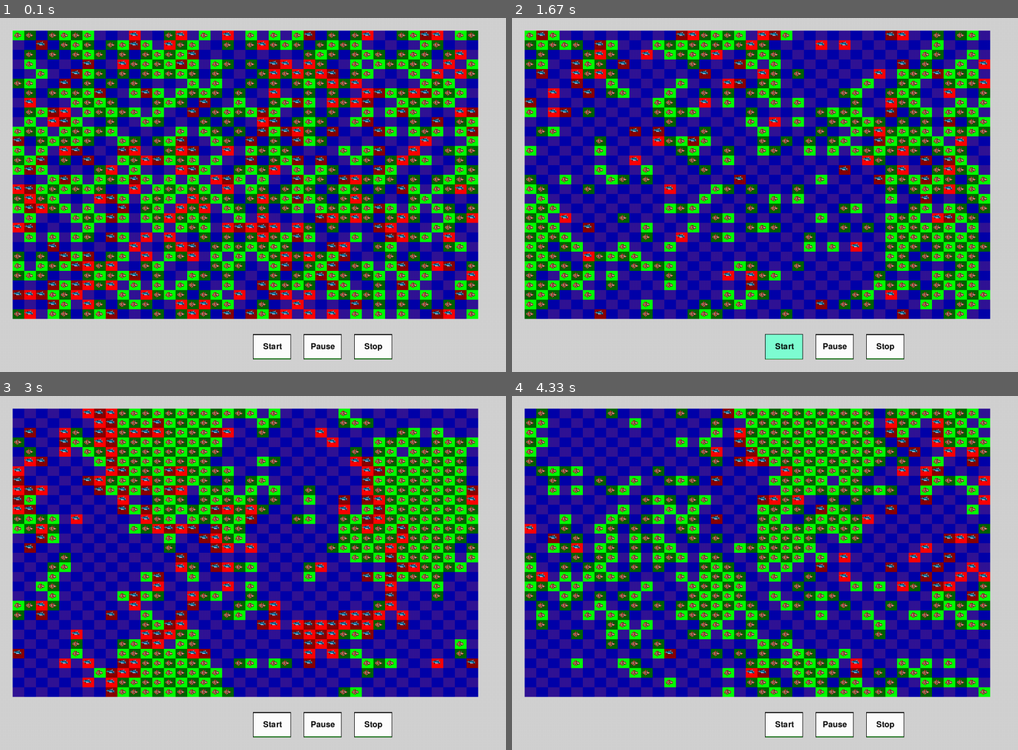
Above: before the commit, frames 1-4 (two rows, left to right).
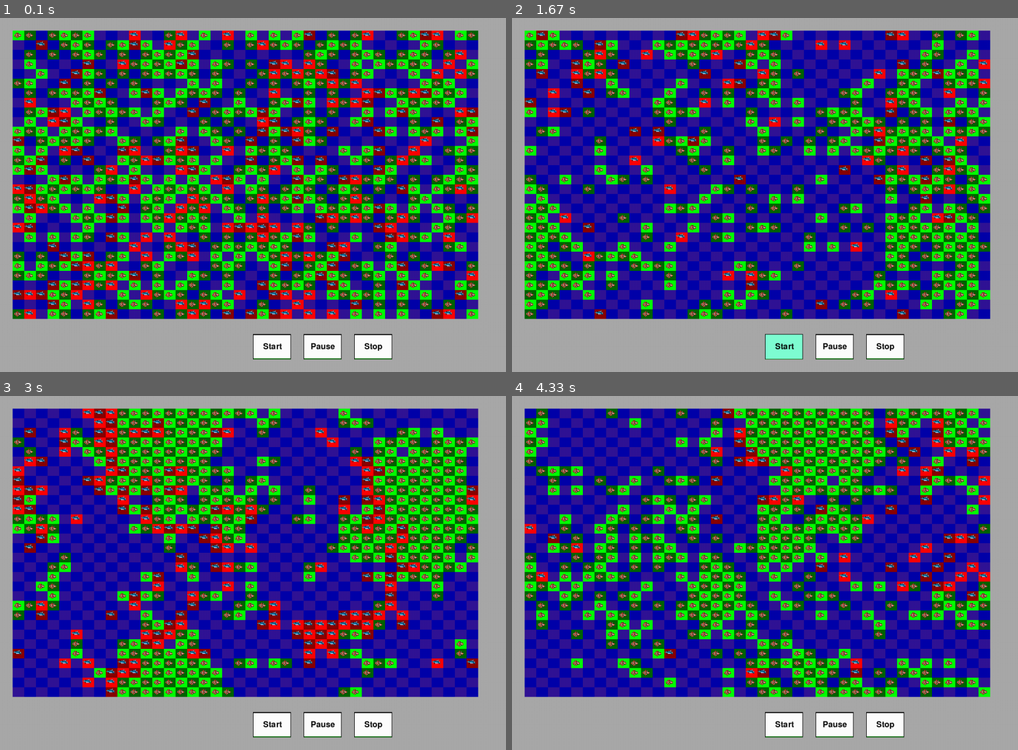
Above: after the commit, the same moments.

Repository: Khadaassi/Simplon_Wa-tor
Game: pygame game, started from main.py
The game is run twice, just before and just after one commit, with the same random seed, the same clock (stepped at 60 frames per second) and the same inputs.
Inputs (mouse positions are in pixels of both pictures, inside the frame that each line leads up to):
- Up to frame 1 (0.1 s): no input
- Up to frame 2 (1.67 s): click (785, 347) at 1.48 s
- Up to frame 3 (3 s): move the mouse to (131, 502) at 2.32 s; click (131, 502) at 2.37 s
- Up to frame 4 (4.33 s): click (785, 725) at 3.25 s; click (942, 665) at 4.13 s

The runs differ from the first frame. In frame 1, 23% of the frame differs, in the area x 0-100%, y 0-100%; in frame 2, 23%; in frame 3, 23%; in frame 4, 23%.

Commit message:
Config Screen non available, work in progress...

Diff:
--- a/WaTorDisplay.py
+++ b/WaTorDisplay.py
@@ -7,6 +7,8 @@
 from watorpygame.UserImageProvider import UserImageKey, UserImageProvider
 from watorpygame.PygameWrapper import PygameWrapper
 from watorpygame.UserImageInfo import UserImageInfo
+from watorpygame.ConfigFields import ConfigFields
+
 import pygame
 
 class WaTorDisplay:
@@ -35,8 +37,8 @@
     #
     # region __init__
     #__________________________________________________________________________
-    def __init__(self):
-        self.state = DisplayState.WAIT
+    def __init__(self, state : DisplayState = DisplayState.WAIT):
+        self.state = state
         self.image_provider = UserImageProvider()
         self.pygameWrapper = PygameWrapper(self.image_provider, self.on_user_command)
         self.user_data = {}
@@ -49,7 +51,13 @@
         update WatorDisplay instance variable : state
         optionally uses command_data object if provided
         """
-        if command == DisplayState.PLAY:
+        if command == DisplayState.CONF:
+            self.state = DisplayState.CONF
+
+        elif command == DisplayState.WAIT:
+            self.state = DisplayState.WAIT
+
+        elif command == DisplayState.PLAY:
             self.state = DisplayState.PLAY
 
         elif command == DisplayState.PAUSE:
@@ -66,8 +74,63 @@
         else:
             self.state = DisplayState.OUT
 
+        self.pygameWrapper.set_state(self.state)
+
         if command_data != None :
             self.user_data = command_data
+
+    #__________________________________________________________________________
+    #
+    # region display_conf_screen
+    #__________________________________________________________________________
+    def display_conf_screen(self, config_from_file:list) -> list:
+
+        self.state = DisplayState.CONF
+        self.pygameWrapper.set_state(self.state )
+
+        #check config_from_file here
+        assert len(config_from_file) == 11
+
+        display_config = {}
+        display_config[ConfigFields.FISH_POPULATION] = config_from_file[0]
+        display_config[ConfigFields.SHARK_POPULATION]= config_from_file[1]
+        display_config[ConfigFields.REFRESH_LENGTH] = config_from_file[2]
+        display_config[ConfigFields.WORLD_WIDTH]= config_from_file[3]
+        display_config[ConfigFields.WORD_HEIGTH] = config_from_file[4]
+        display_config[ConfigFields.FISH_REPRO_TIME] = config_from_file[5]
+        display_config[ConfigFields.SHARK_REPRO_TIME] = config_from_file[6]
+        display_config[ConfigFields.SHARK_ENERGY] = config_from_file[7]
+        display_config[ConfigFields.SHARK_ENERGY_GAIN]  = config_from_file[8]
+        display_config[ConfigFields.ALLOW_MEGALODONS] = config_from_file[9]
+        display_config[ConfigFields.MEGALODON_EVOLUTION_THRESHOLD] = config_from_file[10]
+
+        self.pygameWrapper.set_data(display_config)
+        self.pygameWrapper.initialize_screen()
+        while True :
+            if self.state != DisplayState.CONF :
+                break
+
+            self.pygameWrapper.draw(self.state)
+
+
+        #while(self.state != DisplayState.WAIT) :
+        conf = self.pygameWrapper.get_conf()
+        returned_config = [0 for i in range(11)]
+        returned_config[0] = conf[ConfigFields.FISH_POPULATION]
+        returned_config[1]= conf [ConfigFields.SHARK_POPULATION]
+        returned_config[2] = conf[ConfigFields.REFRESH_LENGTH]
+        returned_config[3]= conf[ConfigFields.WORLD_WIDTH]
+        returned_config[4] = conf[ConfigFields.WORD_HEIGTH]
+        returned_config[5] = conf[ConfigFields.FISH_REPRO_TIME]
+        returned_config[6] = conf[ConfigFields.SHARK_REPRO_TIME]
+        returned_config[7] = conf[ConfigFields.SHARK_ENERGY]
+        returned_config[8]  = conf[ConfigFields.SHARK_ENERGY_GAIN]
+        returned_config[9] = conf[ConfigFields.ALLOW_MEGALODONS]
+        returned_config[10] = conf[ConfigFields.MEGALODON_EVOLUTION_THRESHOLD]
+
+
+        return returned_config
+
 
     #__________________________________________________________________________
     #
@@ -94,7 +157,8 @@
 
                 if isinstance(item, Megalodon_Tail):
                     image_info = UserImageInfo(UserImageKey.MEGA_TAIL )
-
+                    # write your modifs here...
+                    #  image_info.truc = machin
                     data[y_index][x_index] = image_info
 
 
@@ -112,12 +176,5 @@
     # def set_megalodon_rotation(pygame.image):
 
 
-
-
-
-
-
-
-
         self.pygameWrapper.set_data(data)
-        self.pygameWrapper.draw()
+        self.pygameWrapper.draw(self.state)
--- a/main.py
+++ b/main.py
@@ -10,19 +10,23 @@
 clear = lambda: os.system("cls" if os.name == "nt" else "clear")
 
 
-if not os.path.exists("config.ini"):
-    write_config()
-
-config = read_config()
-
 def main():
     """
     Main function to run the simulation
     """
+    if not os.path.exists("config.ini"):
+        write_config()
+
+    config = read_config()
+
+    display = WaTorDisplay()  # initialize View
+    #config = display.display_conf_screen(config)
 
     world = World((config[0], config[1]), config[2], (config[3], config[4]), config[5], config[6], config[7], config[8], config[9], config[10])
+    world.populate_world()
 
-    world.populate_world()
+    display.update_view(world)  # create screen with the first world
+
     current_iteration = 0
     start_t = time.time()  # Start time
     fish_population = []  # List to store fish population
@@ -34,10 +38,6 @@
 
     print("Initial World State:")
     world.print_grid()
-
-    display = WaTorDisplay()  # initialize View
-    display.update_view(world)  # create screen with the first world
-
     time.sleep(1)  # Sleep for 1 second
     clear()
 
--- /dev/null
+++ b/watorpygame/ConfigFields.py
@@ -0,0 +1,14 @@
+from enum import StrEnum
+
+class ConfigFields(StrEnum):
+    FISH_POPULATION =  "fish_population "
+    SHARK_POPULATION =  "shark_population"
+    REFRESH_LENGTH = "refresh_length"
+    WORLD_WIDTH = "world_width"
+    WORD_HEIGTH = "world_height"
+    FISH_REPRO_TIME = "fish_repro_time"
+    SHARK_REPRO_TIME = "shark_repro_time"
+    SHARK_ENERGY ="shark_energy"
+    SHARK_ENERGY_GAIN = "shark_energy_gain"
+    ALLOW_MEGALODONS = "allow_megalodons"
+    MEGALODON_EVOLUTION_THRESHOLD = "megalodon_evolution_threshold"
--- a/watorpygame/ConfigScreen.py
+++ b/watorpygame/ConfigScreen.py
@@ -1,6 +1,66 @@
+
+import pygame
+
+from watorpygame.UserButton import UserButton
+from watorpygame.UserImage import UserImage
+from watorpygame.UserImageInfo import UserImageInfo
+from watorpygame.UserImageProvider import UserImageKey, UserImageProvider
+
 class WaTorConfigScreen :
-    def __init__(self):
-        self.config = {}
 
-    def get_config(self) -> dict :
-        return self.config
+    #__________________________________________________________________________
+    #
+    # region __init__
+    #__________________________________________________________________________
+    def __init__(self, screen_background_color, image_provider: UserImageProvider ) :
+
+        self.screen_background_color = screen_background_color
+        self.image_provider = image_provider
+
+        self.in_data = {}
+        self.out_data = {}
+
+        self.window_width = 0
+        self.window_heigth = 0
+        self.buttons = []
+
+
+    def set_data(self, data : dict) :
+        self.in_data = data
+        self.out_data = self.in_data
+
+    def get_conf(self) -> dict :
+        return self.out_data
+
+    #__________________________________________________________________________
+    #
+    # region initialize_controls
+    #__________________________________________________________________________
+    def initialize_controls(self, screen : pygame.Surface, border_length: int, buttons : list[UserButton]):
+        """
+        Need the data dimensions to create the chessboard
+        """
+        if self.window_width != 0 :
+            return
+
+        self.window_width = screen.get_width()
+        self.window_heigth = screen.get_height()
+
+        self.buttons = buttons
+
+    #__________________________________________________________________________
+    #
+    # region draw
+    #__________________________________________________________________________
+    def draw(self, screen : pygame.Surface, border_length : int) :
+
+        # fill the screen with a color to wipe away anything from last frame
+        screen.fill(self.screen_background_color)
+
+        #for line_of_data in self.data :
+
+        for button in self.buttons:
+            button.draw(screen)
+
+        # flip() the display to put your work on screen
+        pygame.display.flip()
--- a/watorpygame/DisplayState.py
+++ b/watorpygame/DisplayState.py
@@ -2,7 +2,7 @@
 from enum import Enum
 
 class DisplayState(Enum):
-    # CONF = 0
+    CONF = 0
     WAIT = 1
     PLAY = 2
     # STEP = 3
--- a/watorpygame/PlayScreen.py
+++ b/watorpygame/PlayScreen.py
@@ -10,7 +10,8 @@
 from watorpygame.DisplayState import DisplayState
 from watorpygame.UserImage import UserImage
 from watorpygame.UserButton import UserButton
-from watorpygame.UserImageProvider import UserImageKey, UserImageProvider
+from watorpygame.UserImageKey import UserImageKey
+from watorpygame.UserImageProvider import UserImageProvider
 from watorpygame.UserImageInfo import UserImageInfo
 
 class WaTorPlayScreen :
@@ -34,6 +35,7 @@
         self.cell_width =0
         self.cell_heigth = 0
 
+
     #__________________________________________________________________________
     #
     # region set_data
@@ -56,6 +58,9 @@
         Need the data dimensions to create the chessboard
         """
         if self.window_width != 0 :
+            return
+
+        if len(self.data) == 0:
             return
 
         self.window_width = screen.get_width()
--- a/watorpygame/PygameWrapper.py
+++ b/watorpygame/PygameWrapper.py
@@ -11,8 +11,13 @@
 from watorpygame.DisplayState import DisplayState
 from watorpygame.UserButton import UserButton
 from watorpygame.UserImage import UserImage
-from watorpygame.UserImageProvider import UserImageKey, UserImageProvider
+from watorpygame.UserImageInfo import UserImageInfo
+from watorpygame.UserImageKey import UserImageKey
+from watorpygame.UserImageProvider import UserImageProvider
+from watorpygame.UserTextBox import UserTextBox
 from watorpygame.PlayScreen import WaTorPlayScreen
+from watorpygame.WaTorColors import *
+from watorpygame.ConfigScreen import WaTorConfigScreen
 
 class PygameWrapper:
 
@@ -36,11 +41,16 @@
         self.button_heigth = 50
         self.button_width = 75
         self.buttons =[]
-
-        self.screen_background_color = "lightgray"
-        self.play_screen = WaTorPlayScreen(self.screen_background_color, self.image_provider)
+        self.textboxes = []
+        self.state = DisplayState.OUT
+
+        background_color = WaTorColors().colors[ColorChoice.SCREEN_BACKGROUND_COLOR]
+
+        self.config_screen = WaTorConfigScreen(background_color, self.image_provider)
+        self.play_screen = WaTorPlayScreen(background_color, self.image_provider)
 
         self.play_screen_need_initialization = True
+        self.config_screen_need_initialization = True
         self.running = False
         self.screen = None
         self.clock = None
@@ -49,11 +59,22 @@
 
     #__________________________________________________________________________
     #
+    # region set_state
+    #__________________________________________________________________________
+    def set_state(self, state : DisplayState) :
+        self.state = state
+
+    #__________________________________________________________________________
+    #
     # region set_data
     #__________________________________________________________________________
-    def set_data(self, data : list[list[UserImageKey]]):
-        self.play_screen.set_data(data)
-
+    def set_data(self, data) :
+        if self.state == DisplayState.CONF :
+            self.data = cast(dict, data )
+            self.config_screen.set_data(self.data)
+        else :
+            self.data = cast(list[list[UserImageInfo]], data)
+            self.play_screen.set_data(self.data)
     #__________________________________________________________________________
     #
     # region initialize_screen
@@ -64,7 +85,8 @@
 
         #______________________________________________________________________
         # start the window on screen
-        self.screen = pygame.display.set_mode((self.window_width, self.window_heigth))
+        size = (self.window_width, self.window_heigth)
+        self.screen = pygame.display.set_mode(size)
 
         #______________________________________________________________________
         # The clock will be used used
@@ -73,14 +95,49 @@
         self.running = True
 
         #______________________________________________________________________
+        # the buttons need a screen object to exist (because they are localized in screen)
+        # the textboxes need a font object which does not exist before pygame.init()
+        self.initialize_buttons()
+        self.initialize_textboxes()
+
+        #______________________________________________________________________
+        # transfert to screens
+        if self.state == DisplayState.CONF :
+            if self.config_screen_need_initialization :
+                self.config_screen.initialize_controls(
+                    self.screen,
+                    self.border_length,
+                    self.buttons)
+
+                self.config_screen_need_initialization = False
+        else :
+            if self.play_screen_need_initialization :
+                self.play_screen.initialize_controls(
+                        self.screen,
+                        self.border_length,
+                        self.buttons)
+
+                self.play_screen_need_initialization = False
+
+    #__________________________________________________________________________
+    #
+    # region initialize_buttons
+    #__________________________________________________________________________
+    def initialize_buttons(self) :
+        #______________________________________________________________________
         # Buttons need to be created after the creation of the screen
 
-        self.commands = {
-            DisplayState.PLAY: "Start",
-            DisplayState.PAUSE: "Pause",
-            DisplayState.STOP: "Stop"
-        }
-        count = 3
+        if self.state == DisplayState.CONF:
+            self.commands = {
+                DisplayState.CONF : "Reset",
+                DisplayState.WAIT : "Go" }
+        else :
+            self.commands = {
+                DisplayState.PLAY: "Start",
+                DisplayState.PAUSE: "Pause",
+                DisplayState.STOP: "Stop" }
+
+        count = len(self.commands)
         for command_key, command_text in reversed(self.commands.items()):
             self.buttons.append(
                 UserButton( command_key, command_text, self.callback_function,
@@ -91,21 +148,47 @@
                         self.button_heigth)))
             count += 1
 
-        #______________________________________________________________________
-        # transfert to play_screen
-        if self.play_screen_need_initialization :
-            self.play_screen.initialize_controls(
-                    self.screen,
-                    self.border_length,
-                    self.buttons)
-
-            self.play_screen_need_initialization = False
+    #__________________________________________________________________________
+    #
+    # region initialize_textboxes
+    #__________________________________________________________________________
+    def initialize_textboxes(self):
+
+        if self.state == DisplayState.CONF :
+            field_values = cast(dict, self.data).values()
+            font = pygame.font.Font(None, 30)
+
+            x = 100
+            y = 100
+            for field_value in field_values :
+                textbox = UserTextBox(x, y, 100, 50, font, field_value)
+                self.textboxes.append(textbox)
+                y += 50
+
+    def draw_label(self, screen : pygame.Surface, text : str,  x_pos:int, y_pos:int, font_size : int, align :int = -1) :
+        """
+        draw text in a y-centered rect on the screen depending on the value of align
+            align = -1 (default) draw the text rect starting at x
+            align = 0 draw the text rect centered on (x, y)
+            align = 1 draw the text rect ending at x + width
+        """
+        my_font = pygame.font.Font(None, font_size)
+        text_surface = my_font.render(text, False, (0, 0, 255))
+        width = text_surface.get_width()
+        heigth = text_surface.get_height()
+        if align == -1 :
+            screen.blit(text_surface, (x_pos,y_pos-heigth/2))
+        elif align == 0 :
+            screen.blit(text_surface, (x_pos-width/2,y_pos-heigth/2))
+        elif align ==1 :
+            screen.blit(text_surface, (x_pos-width,y_pos-heigth/2))
+        else : raise ValueError("align value not available")
 
     #__________________________________________________________________________
     #
     # region draw
     #__________________________________________________________________________
-    def draw(self, display_state : DisplayState = DisplayState.WAIT):
+    def draw(self, display_state : DisplayState):
 
         if not self.running:
             self.initialize_screen()  # first time only, start screen
@@ -119,6 +202,10 @@
         # poll for events
         # pygame.QUIT event means the user clicked X to close your window
         for event in pygame.event.get():
+
+            for textbox in self.textboxes :
+                cast(UserTextBox, textbox).handle_event(event)
+
             if event.type == pygame.QUIT:
                 self.running = False
 
@@ -126,7 +213,15 @@
             for button in self.buttons:
                 button.check_event(event)
 
-        self.play_screen.draw(self.screen, self.border_length)
+        center_x = self.screen.get_rect().centerx
+        top_y = self.screen.get_rect().top + 25
+
+        if self.state == DisplayState.CONF :
+            self.draw_label(self.screen, "Ecran de configuration", center_x, top_y, 30, 0)
+            self.config_screen.draw(self.screen, self.border_length)
+        else :
+            self.draw_label(self.screen, "Affichage initial", center_x, top_y, 30, 0)
+            self.play_screen.draw(self.screen, self.border_length)
 
         #______________________________________________________________________
         # Wait for the next tick of the Clock
@@ -139,3 +234,8 @@
         if not self.running:
             self.callback_function(DisplayState.OUT)
             pygame.quit()
+
+
+    #
+    def get_conf(self) -> dict :
+        return self.config_screen.get_conf()
--- a/watorpygame/UserButton.py
+++ b/watorpygame/UserButton.py
@@ -6,7 +6,6 @@
 
 
 class UserButton:
-
 
     def __init__(self, command_key : DisplayState, command_text: str,  callback_function, button_rect : pygame.Rect):
 
--- /dev/null
+++ b/watorpygame/UserImageKey.py
@@ -0,0 +1,10 @@
+# standard imports
+from enum import Enum
+
+class UserImageKey(Enum):
+    WATER = 0
+    FISH = 1
+    SHARK = 2
+    MEGA_HEAD = 3
+    MEGA_TAIL = 4
+    PROJECT = 5
--- a/watorpygame/UserImageProvider.py
+++ b/watorpygame/UserImageProvider.py
@@ -1,15 +1,7 @@
-# standard imports
-from enum import Enum
-
 # Wa-Tor imports
 from watorpygame.UserImage import UserImage
+from watorpygame.UserImageKey import UserImageKey
 
-class UserImageKey(Enum):
-    WATER = 0
-    FISH = 1
-    SHARK = 2
-    MEGA_HEAD = 3
-    MEGA_TAIL = 4
 
 class UserImageProvider :
     def __init__(self):
@@ -18,6 +10,7 @@
         self.__images[UserImageKey.SHARK] = UserImage("images/Shark_image_1.png", "red", "darkred")
         self.__images[UserImageKey.MEGA_HEAD] = UserImage("images/mega_head.png", "purple", "magenta")
         self.__images[UserImageKey.MEGA_TAIL] = UserImage("images/mega_tail.png", "purple", "magenta")
+        self.__images[UserImageKey.PROJECT] = UserImage("images/Img-wator.png", "green", "darkgreen")
 
     def get_image(self, image_key: UserImageKey) -> UserImage :
         return self.__images[image_key]
--- /dev/null
+++ b/watorpygame/UserTextBox.py
@@ -0,0 +1,62 @@
+import pygame as pg
+#from watorpygame.WaTorColors import *
+
+COLOR_INACTIVE = pg.Color((128, 0, 128))
+COLOR_INVALID = pg.Color((192, 64, 64))
+COLOR_ACTIVE = pg.Color((128, 255, 0))
+
+class UserTextBox:
+
+    def __init__(self, x, y, w, h, font : pg.font.Font, text=" "):
+        self.rect = pg.Rect(x, y, w, h)
+        #font = pg.font.Font(None, 30)
+       #self.colors = WatorColors()
+        self.color  = COLOR_INACTIVE
+        self.text = text
+        self.txt_surface = font.render( str(self.text), True, self.color)
+        self.active = False
+
+    def get_rect(self) -> pg.Rect :
+        return self.rect
+
+    def handle_event(self, event):
+        if event.type == pg.MOUSEBUTTONDOWN:
+            # If the user clicked on the input_box rect.
+            if self.rect.collidepoint(event.pos):
+                # Toggle the active variable.
+                self.active = not self.active
+            else:
+                self.active = False
+            # Change the current color of the input box.
+            self.color = COLOR_ACTIVE if self.active else COLOR_INACTIVE
+        if event.type == pg.KEYDOWN:
+            if self.active:
+                if event.key == pg.K_RETURN:
+                    print(self.text)
+                    self.text = ''
+                elif event.key == pg.K_BACKSPACE:
+                    self.text = self.text[:-1]
+                else:
+                    self.text += event.unicode
+
+                try :
+                    val = int(self.text)
+                    self.color = COLOR_ACTIVE if self.active else COLOR_INACTIVE
+                except:
+                    self.color = COLOR_INVALID if self.active else COLOR_INACTIVE
+
+                # Re-render the text.
+                self.txt_surface = self.font.render(self.text, True, self.color)
+
+    def update(self):
+        # Resize the box if the text is too long.
+        width = max(200, self.txt_surface.get_width()+10)
+        self.rect.w = width
+
+    def draw(self, screen):
+        # Blit the text.
+        x_start = self.rect.x + self.rect.width/2 - self.txt_surface.get_width()/2
+        y_start = self.rect.y + self.rect.height/2 - self.txt_surface.get_height()/2
+        screen.blit(self.txt_surface, (x_start, y_start))
+        # Blit the rect.
+        pg.draw.rect(screen, self.color, self.rect, 2)
--- /dev/null
+++ b/watorpygame/WaTorColors.py
@@ -0,0 +1,16 @@
+from pygame.color import Color
+from enum import Enum
+
+class ColorChoice(Enum) :
+    SCREEN_BACKGROUND_COLOR = 0
+    TEXTBOX_INACTIVE = 1
+    TEXTBOX_INVALID = 2
+    TEXTBOX_ACTIVE = 3
+
+class WaTorColors :
+    def __init__(self) :
+        self.colors = {
+            ColorChoice.SCREEN_BACKGROUND_COLOR : Color("darkgray"),
+            ColorChoice.TEXTBOX_INACTIVE : Color((128, 0, 128)),
+            ColorChoice.TEXTBOX_ACTIVE : Color((128, 255, 0)),
+            ColorChoice.TEXTBOX_INVALID :Color((192, 64, 64))}
